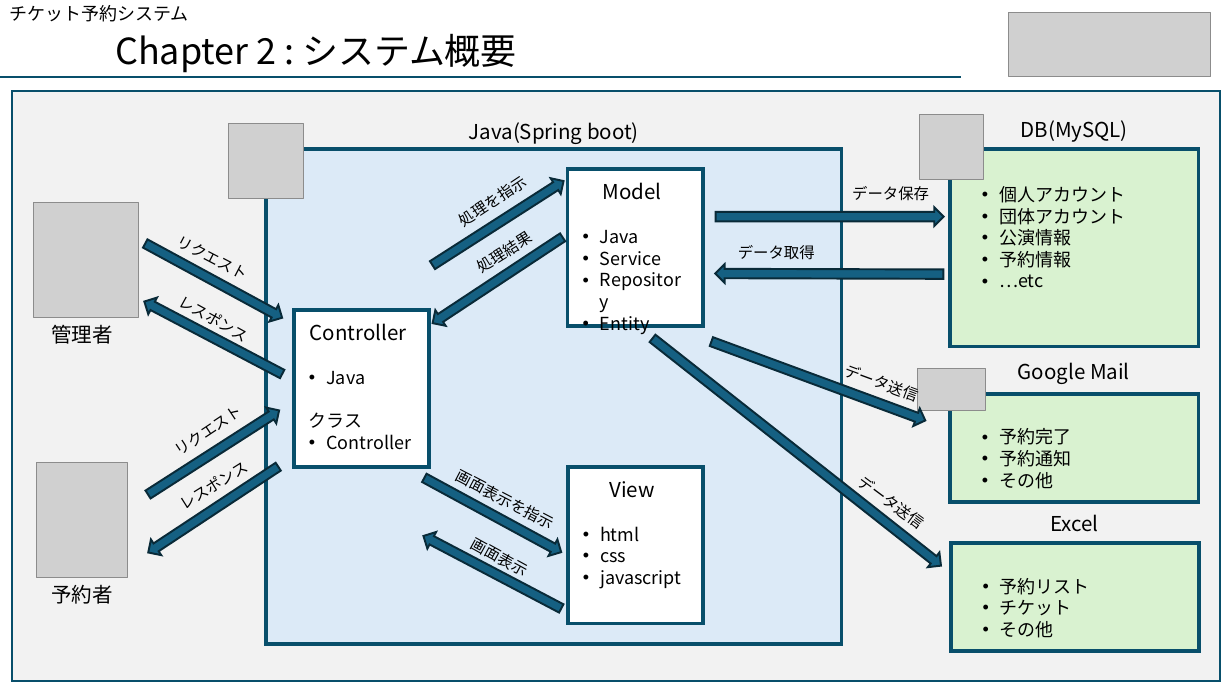
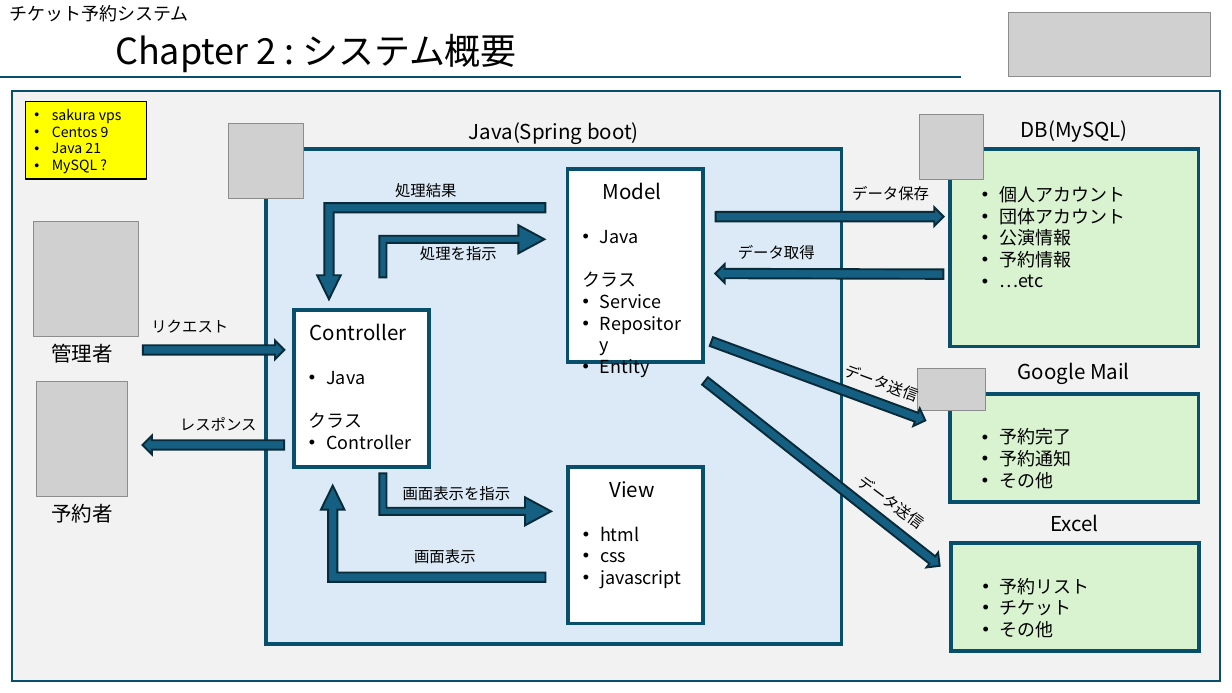
Before and after one commit to aokib7605/resat_sql, a slide deck: slide 8 of りざっと案件_仕様概要書.pptx. Drawn at 1232x693 pixels with LibreOffice and Linux fonts; fonts in the diff are those of the drawing; grey boxes stand for pictures. Boxes give left, top, right and bottom in pixels: in the first picture for what was removed or moved away, otherwise in the second. Text is boxed around its words. In the diff, an @@ line names an element or a change of style, - is before the commit and + after.

```diff
--- a/りざっと案件_仕様概要書.pptx
+++ b/りざっと案件_仕様概要書.pptx
@@ rectangle added at [25,102,146,179], fill #FFFF00, outline #000000 1 pt, 11 pt, text #000000 @@
+• sakura vps
+• Centos 9
+• Java 21
+• MySQL ?
@@ text "処理結果": place and size @@
-text "処理結果" at [481,233,534,278]
+text "処理結果" at [395,183,457,198]
@@ text "処理結果" at [395,183,457,198]: alignment right to centre; rotation 327 to 0 degrees @@
@@ right arrow removed at [428,173,569,273] @@
@@ rectangle: place and size @@
-rectangle at [567,169,703,326]
+rectangle at [567,169,703,362]
@@ bent up arrow added at [317,203,545,299], fill #156082, outline #092A39 1.5 pt @@
@@ picture: place and size @@
-picture at [33,202,139,318]
+picture at [33,222,139,337]
@@ bent up arrow added at [379,226,545,278], fill #156082, outline #092A39 1.5 pt @@
@@ text "処理を指示": place and size @@
-text "処理を指示" at [464,186,515,232]
+text "処理を指示" at [420,243,497,261]
@@ text "処理を指示" at [420,243,497,261]: alignment left to centre; rotation 326 to 0 degrees @@
@@ right arrow removed at [427,229,568,331] @@
@@ text at [583,271,637,287]: paragraph added @@
+クラス
@@ text "リクエスト": place and size @@
-text "リクエスト" at [175,236,244,277]
+text "リクエスト" at [151,319,228,333]
@@ text "リクエスト" at [151,319,228,333]: rotation 27 to 0 degrees @@
@@ text "管理者": place and size @@
-text "管理者" at [51,324,112,344]
+text "管理者" at [51,343,112,363]
@@ right arrow at [143,341,285,360]: rotation 28 to 0 degrees @@
@@ picture: place and size @@
-picture at [36,463,128,579]
+picture at [36,381,128,496]
@@ right arrow: place and size @@
-right arrow at [647,331,947,573]
+right arrow at [699,374,945,573]
@@ right arrow removed at [143,403,285,503] @@
@@ text "レスポンス": place and size @@
-text "レスポンス" at [177,297,245,339]
+text "レスポンス" at [180,417,257,431]
@@ text "レスポンス" at [180,417,257,431]: rotation 29 to 0 degrees @@
@@ text removed at [184,412,363,515] @@
-レスポンス
@@ right arrow at [142,435,284,454]: rotation 207 to 180 degrees @@
@@ text removed at [179,424,218,461] @@
-リクエスト
@@ right arrow removed at [143,459,283,560] @@
@@ bent up arrow at [379,474,551,526]: right arrow to bent up arrow; rotation 28 to 90 degrees @@
@@ text "予約者": place and size @@
-text "予約者" at [51,584,112,604]
+text "予約者" at [51,503,112,523]
@@ bent up arrow at [321,486,545,582]: right arrow to bent up arrow; mirrored; rotation 207 to 180 degrees @@
@@ text "画面表示を指示": place and size @@
-text "画面表示を指示" at [455,469,551,527]
+text "画面表示を指示" at [403,486,511,501]
@@ text "画面表示を指示" at [403,486,511,501]: alignment left to centre; rotation 27 to 0 degrees @@
@@ text "画面表示": place and size @@
-text "画面表示" at [470,537,523,574]
+text "画面表示" at [414,549,476,564]
@@ text "画面表示" at [414,549,476,564]: alignment right to centre; rotation 29 to 0 degrees @@
```
